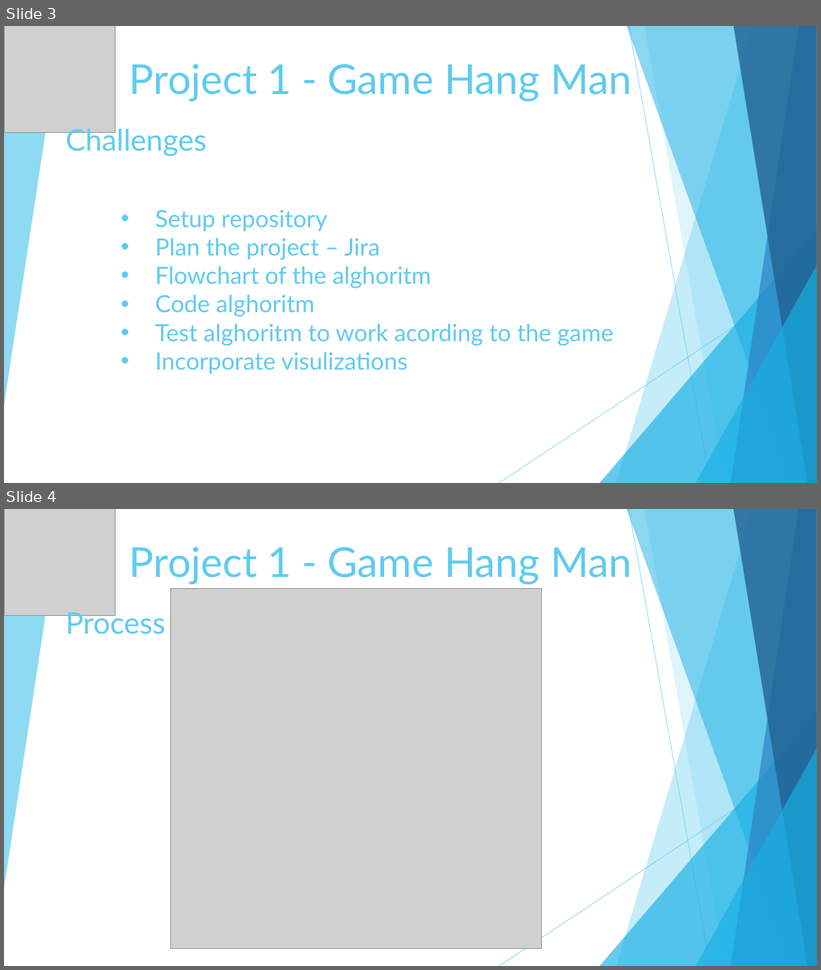
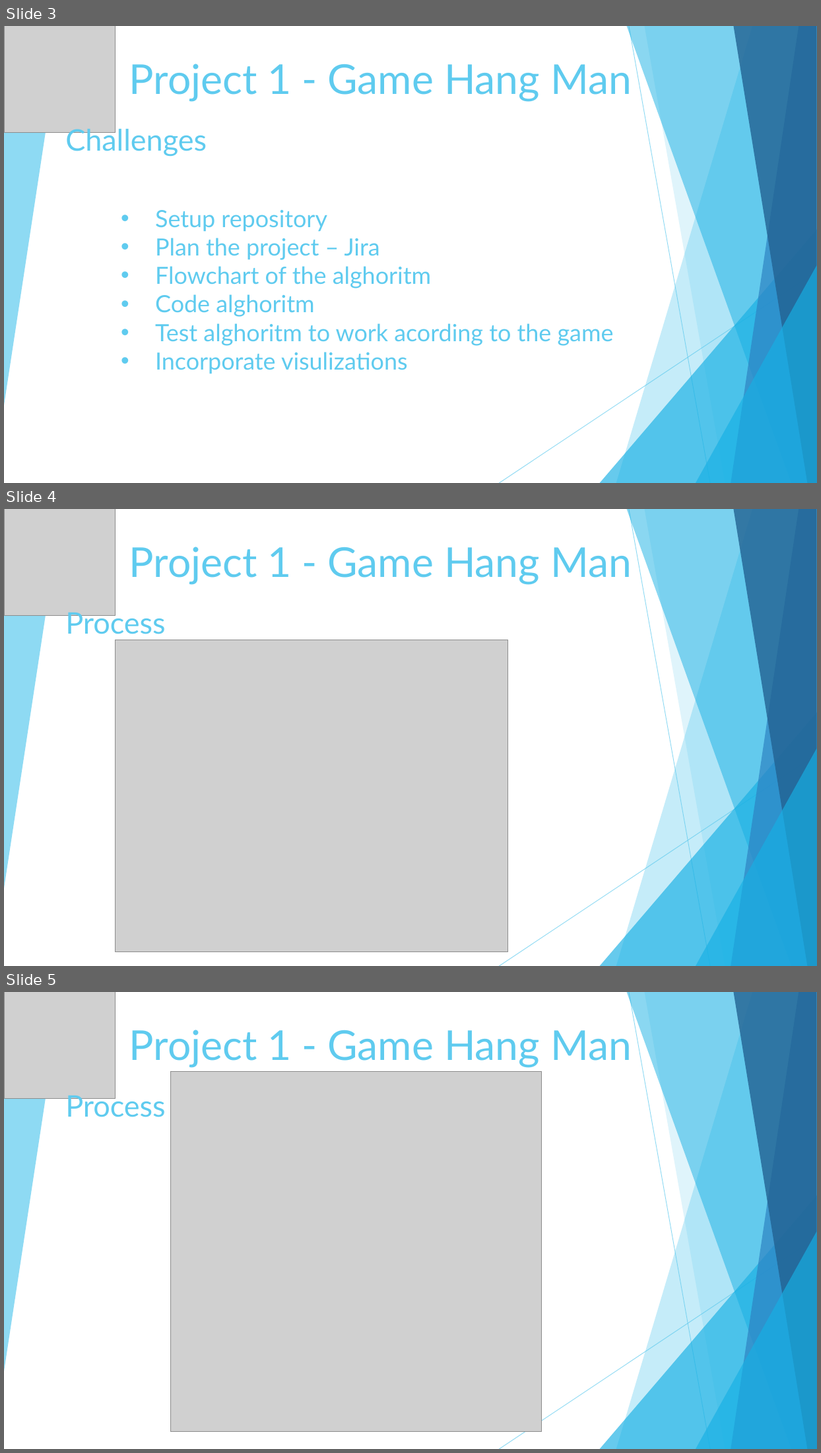
Before and after one commit to Edgart371/Project-1-Hangman-Game, a slide deck: Project1 HangMan.pptx. Shown one above the other, each under a label of ours: slides 3 and 4 before the commit, slides 3, 4 and 5 after it. The pictures are 821x970 and 821x1453 pixels, drawn with LibreOffice and Linux fonts; fonts in the diff are those of the drawing; grey boxes stand for pictures. Boxes give left, top, right and bottom in pixels: in the first picture for what was removed or moved away, otherwise in the second. Text is boxed around its words. In the diff, an @@ line names an element or a change of style, - is before the commit and + after.

Commit message:
Project1

```diff
--- a/Project1 HangMan.pptx
+++ b/Project1 HangMan.pptx
@@ slide 4 added at bbox=[4, 509, 817, 966], background #FFFFFF; not listed: 10 template elements that a slide beside it also shows @@
@@ picture added at bbox=[4, 509, 115, 616] @@
@@ title added at bbox=[129, 547, 632, 585], 48.6 pt, text #5FCBEF @@
+Project 1 - Game Hang Man
@@ text added at bbox=[65, 608, 165, 634], 35.1 pt, text #5FCBEF @@
+Process
@@ picture added at bbox=[115, 640, 508, 953] @@
@@ what was slide 4 is now slide 5 @@
```
Also in this commit, not shown: 1 other file.
